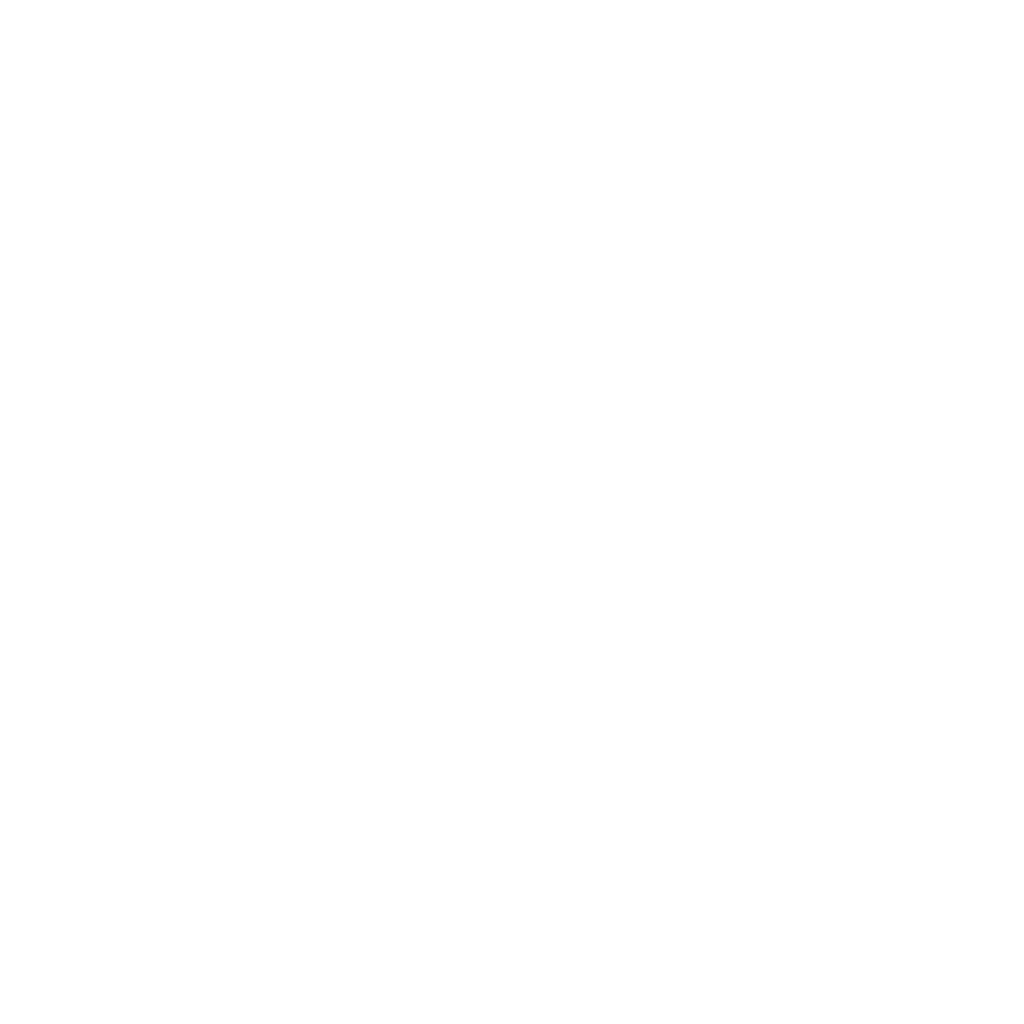
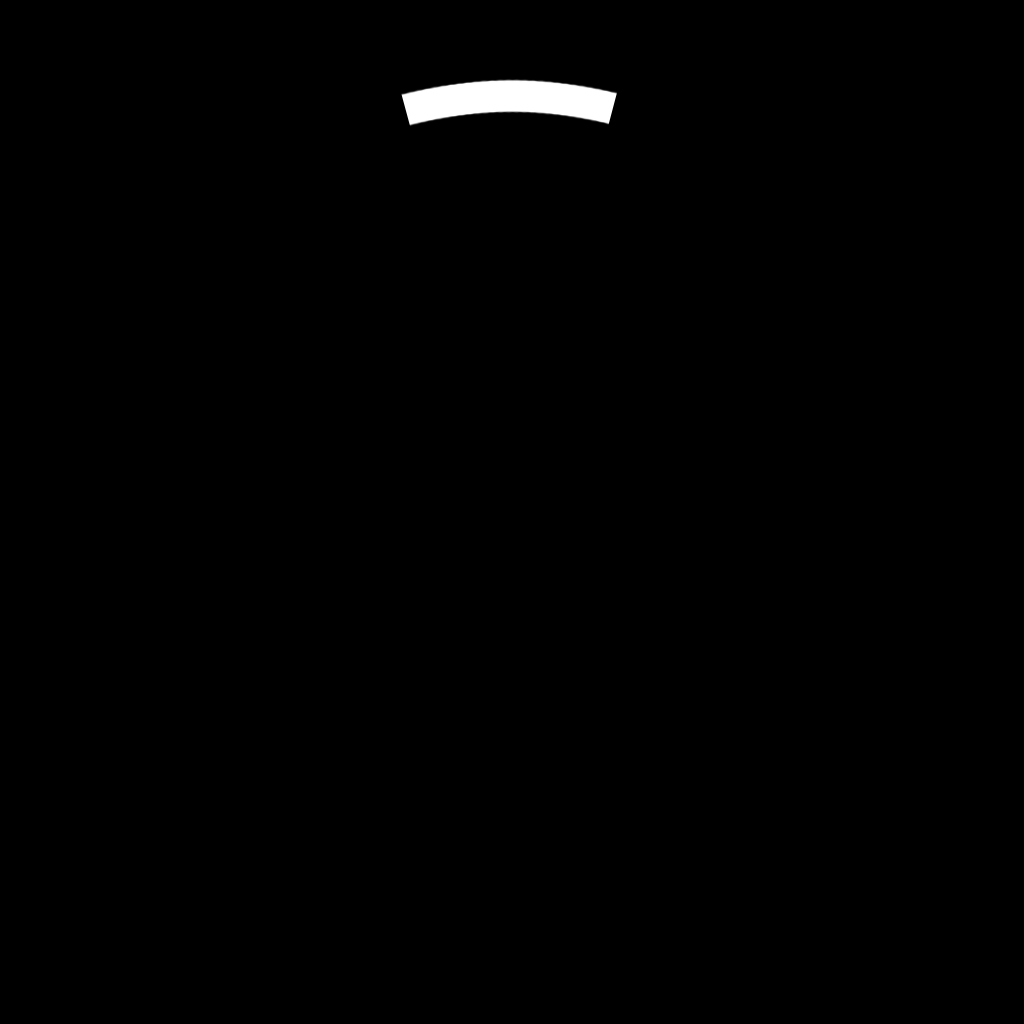
The second 1024x1024 image is a revision of the first. Changes to its layers:
removed group "Group 1" (1 layers) over [239, 35, 785, 159]
removed layer "Layer 1 copy 2" from group "Group 1" over [239, 35, 785, 159]
added layer "Layer 3" above "Layer 2" over [401, 78, 618, 127]
painted on "Background" over [0, 0, 1024, 1024]
